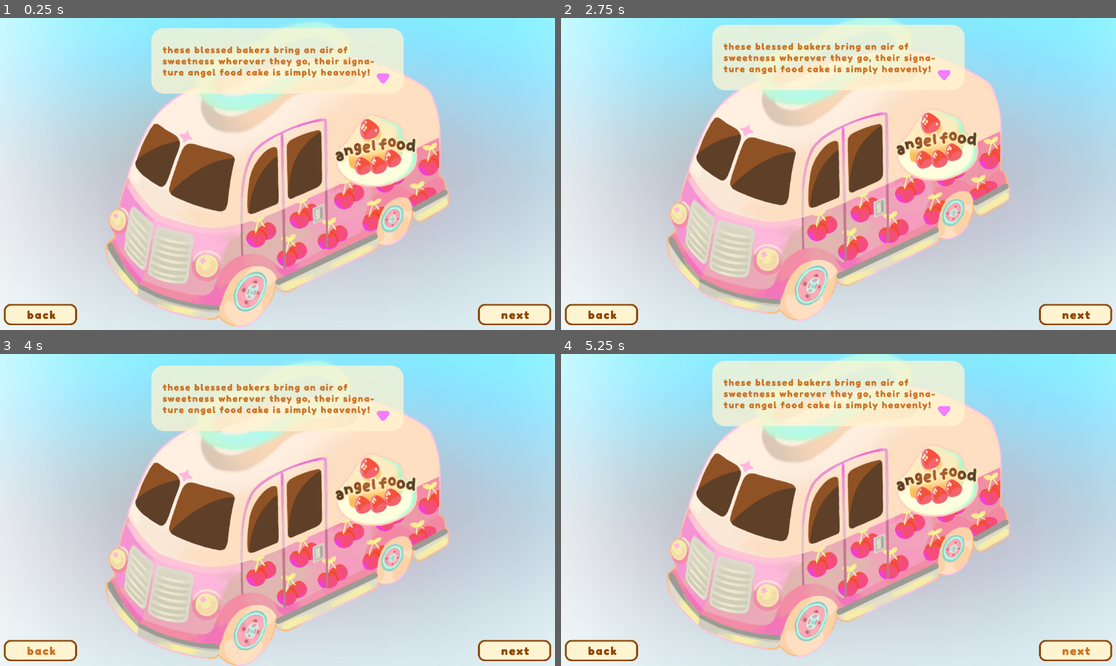
Above: before the commit, frames 1-4 (two rows, left to right).
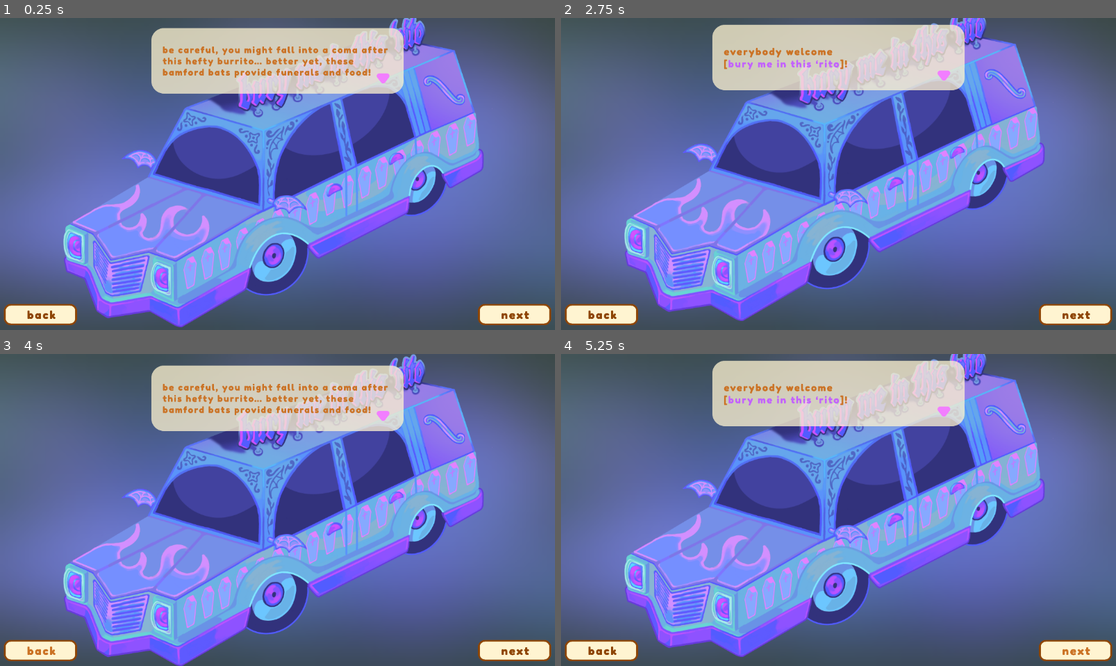
Above: after the commit, the same moments.

Repository: Gus700/FoodTruckBattles
Game: Godot game, scene res://scenes/loreScene.tscn
The game is run twice, just before and just after one commit, with the same random seed, the same clock (stepped at 60 frames per second) and the same inputs. This scene is started directly instead of the project's main scene.
Inputs (mouse positions are in pixels of both pictures, inside the frame that each line leads up to):
- Up to frame 1 (0.25 s): no input
- Up to frame 2 (2.75 s): click (1077, 314) at 0.52 s; click (599, 314) at 1.25 s; click (1077, 314) at 2 s
- Up to frame 3 (4 s): click (516, 650) at 2.75 s; click (38, 650) at 3.5 s
- Up to frame 4 (5.25 s): click (1077, 650) at 4.25 s; click (1077, 650) at 5 s

The runs differ from the first frame. In frame 1, 98% of the frame differs, in the area x 0-100%, y 0-100%; in frame 2, 98%; in frame 3, 98%; in frame 4, 98%.

Commit message:
built level 2 lore scene

Diff:
--- a/scenes/loreScene.tscn
+++ b/scenes/loreScene.tscn
@@ -18,8 +18,22 @@
 [ext_resource type="Texture2D" uid="uid://c6dwth7evsdyw" path="res://assets/UI_buttons/next_hover.png" id="18_wa0i0"]
 [ext_resource type="Texture2D" uid="uid://b0r8f8x7y0e5r" path="res://assets/UI_buttons/back.png" id="19_kdbm2"]
 [ext_resource type="Texture2D" uid="uid://n1qvtvy44j54" path="res://assets/UI_buttons/back_pressed.png" id="20_7sbil"]
+[ext_resource type="Texture2D" uid="uid://8ei7gxjmkwop" path="res://assets/loreScenes/lore_bg/buryme_bg.png" id="21_i5xq0"]
 [ext_resource type="Texture2D" uid="uid://dvtn4u0004701" path="res://assets/UI_buttons/back_hover.png" id="21_ju2hf"]
+[ext_resource type="Texture2D" uid="uid://c6n64wm1m2ccm" path="res://assets/loreScenes/truck_intro/buryme0.png" id="22_33hyj"]
 [ext_resource type="Texture2D" uid="uid://tv5loukje7oe" path="res://assets/loreScenes/truck_intro/angelfood1.png" id="23_8gba4"]
+[ext_resource type="Texture2D" uid="uid://bpsb465dfjdex" path="res://assets/loreScenes/truck_intro/buryme1.png" id="23_556wu"]
+[ext_resource type="Texture2D" uid="uid://ckj3vve1hpewn" path="res://assets/trucks/bury_me.png" id="24_jkk0r"]
+[ext_resource type="Texture2D" uid="uid://cvg1t2l6oyrb7" path="res://assets/loreScenes/lore_dialogue/buryme0.png" id="25_57wwn"]
+[ext_resource type="Texture2D" uid="uid://d0wd2hpf5rsu3" path="res://assets/loreScenes/lore_dialogue/buryme1.png" id="26_ompqu"]
+[ext_resource type="Texture2D" uid="uid://skdd1vfilaw3" path="res://assets/loreScenes/lore_dialogue/buryme2.png" id="27_wd42h"]
+[ext_resource type="Texture2D" uid="uid://lmkikimqbb14" path="res://assets/loreScenes/lore_dialogue/buryme3.png" id="28_dw85c"]
+[ext_resource type="Texture2D" uid="uid://cews5k2a5axya" path="res://assets/loreScenes/lore_dialogue/buryme4.png" id="29_cesqq"]
+[ext_resource type="Texture2D" uid="uid://bmailhr5eqye0" path="res://assets/loreScenes/lore_dialogue/buryme5.png" id="30_8535b"]
+[ext_resource type="Texture2D" uid="uid://4f5f8j4j7pya" path="res://assets/loreScenes/lore_dialogue/buryme6.png" id="31_aydyh"]
+[ext_resource type="Texture2D" uid="uid://derhp2uvow3ls" path="res://assets/loreScenes/lore_dialogue/buryme7.png" id="32_y6q7u"]
+[ext_resource type="Texture2D" uid="uid://c7lkpdwq6vrov" path="res://assets/loreScenes/lore_dialogue/buryme8.png" id="33_tdpqt"]
+[ext_resource type="Texture2D" uid="uid://bg65v0a7sam8w" path="res://assets/loreScenes/full/hearse_to_be_you.png" id="34_srd65"]
 
 [sub_resource type="Animation" id="Animation_5snml"]
 length = 0.001
@@ -140,6 +154,7 @@
 script = ExtResource("1_pjpxh")
 
 [node name="Level1" type="Control" parent="."]
+visible = false
 layout_mode = 1
 anchors_preset = 15
 anchor_right = 1.0
@@ -158,6 +173,7 @@
 expand_mode = 1
 
 [node name="TruckIntro" type="Control" parent="Level1"]
+visible = false
 layout_mode = 1
 anchors_preset = 15
 anchor_right = 1.0
@@ -194,7 +210,6 @@
 metadata/_edit_use_anchors_ = true
 
 [node name="TextureButton" type="TextureButton" parent="Level1/TruckIntro"]
-visible = false
 layout_mode = 1
 anchors_preset = -1
 anchor_left = 0.861111
@@ -319,6 +334,199 @@
 metadata/_edit_use_anchors_ = true
 
 [node name="PrevTextButton" type="TextureButton" parent="Level1/TruckLore"]
+layout_mode = 1
+anchors_preset = -1
+anchor_left = 0.00694444
+anchor_top = 0.91358
+anchor_right = 0.139167
+anchor_bottom = 0.987926
+offset_right = -0.319946
+offset_bottom = -0.176025
+texture_normal = ExtResource("19_kdbm2")
+texture_pressed = ExtResource("20_7sbil")
+texture_hover = ExtResource("21_ju2hf")
+ignore_texture_size = true
+stretch_mode = 5
+metadata/_edit_use_anchors_ = true
+
+[node name="Level2" type="Control" parent="."]
+layout_mode = 1
+anchors_preset = 15
+anchor_right = 1.0
+anchor_bottom = 1.0
+grow_horizontal = 2
+grow_vertical = 2
+
+[node name="bg" type="TextureRect" parent="Level2"]
+layout_mode = 1
+anchors_preset = 15
+anchor_right = 1.0
+anchor_bottom = 1.0
+grow_horizontal = 2
+grow_vertical = 2
+texture = ExtResource("21_i5xq0")
+expand_mode = 1
+
+[node name="TruckIntro" type="Control" parent="Level2"]
+layout_mode = 1
+anchors_preset = 15
+anchor_right = 1.0
+anchor_bottom = 1.0
+grow_horizontal = 2
+grow_vertical = 2
+script = ExtResource("10_065ck")
+textImgs = Array[Texture2D]([ExtResource("22_33hyj"), ExtResource("23_556wu")])
+
+[node name="backgroundImage" type="TextureRect" parent="Level2/TruckIntro"]
+layout_mode = 1
+anchors_preset = -1
+anchor_right = 1.0
+anchor_bottom = 1.0
+grow_horizontal = 2
+grow_vertical = 2
+texture = ExtResource("24_jkk0r")
+expand_mode = 1
+stretch_mode = 5
+
+[node name="textBubble" type="TextureRect" parent="Level2/TruckIntro"]
+layout_mode = 1
+anchors_preset = -1
+anchor_top = 0.0154321
+anchor_right = 1.0
+anchor_bottom = 0.225309
+offset_left = 312.0
+offset_top = 23.0
+offset_right = 312.0
+offset_bottom = 23.0
+expand_mode = 1
+stretch_mode = 5
+metadata/_edit_use_anchors_ = true
+
+[node name="TextureButton" type="TextureButton" parent="Level2/TruckIntro"]
+layout_mode = 1
+anchors_preset = -1
+anchor_left = 0.861111
+anchor_top = 0.91358
+anchor_right = 0.993333
+anchor_bottom = 0.987926
+offset_right = -0.319946
+offset_bottom = -0.176025
+texture_normal = ExtResource("16_tc8k0")
+texture_pressed = ExtResource("17_3nf3f")
+texture_hover = ExtResource("18_wa0i0")
+ignore_texture_size = true
+stretch_mode = 5
+script = ExtResource("8_w7ok3")
+dest = "Level"
+metadata/_edit_use_anchors_ = true
+
+[node name="NextTextButton" type="TextureButton" parent="Level2/TruckIntro"]
+layout_mode = 1
+anchors_preset = -1
+anchor_left = 0.861111
+anchor_top = 0.91358
+anchor_right = 0.993333
+anchor_bottom = 0.987926
+offset_right = -0.319946
+offset_bottom = -0.176025
+texture_normal = ExtResource("16_tc8k0")
+texture_pressed = ExtResource("17_3nf3f")
+texture_hover = ExtResource("18_wa0i0")
+ignore_texture_size = true
+stretch_mode = 5
+metadata/_edit_use_anchors_ = true
+
+[node name="PrevTextButton" type="TextureButton" parent="Level2/TruckIntro"]
+layout_mode = 1
+anchors_preset = -1
+anchor_left = 0.00694444
+anchor_top = 0.91358
+anchor_right = 0.139167
+anchor_bottom = 0.987926
+offset_right = -0.319946
+offset_bottom = -0.176025
+texture_normal = ExtResource("19_kdbm2")
+texture_pressed = ExtResource("20_7sbil")
+texture_hover = ExtResource("21_ju2hf")
+ignore_texture_size = true
+stretch_mode = 5
+metadata/_edit_use_anchors_ = true
+
+[node name="AnimationPlayer" type="AnimationPlayer" parent="Level2/TruckIntro"]
+autoplay = "truckIntroFloat"
+libraries = {
+"": SubResource("AnimationLibrary_nyn2w")
+}
+
+[node name="TruckLore" type="Control" parent="Level2"]
+visible = false
+layout_mode = 1
+anchors_preset = 15
+anchor_right = 1.0
+anchor_bottom = 1.0
+grow_horizontal = 2
+grow_vertical = 2
+script = ExtResource("10_065ck")
+textImgs = Array[Texture2D]([ExtResource("25_57wwn"), ExtResource("26_ompqu"), ExtResource("27_wd42h"), ExtResource("28_dw85c"), ExtResource("29_cesqq"), ExtResource("30_8535b"), ExtResource("31_aydyh"), ExtResource("32_y6q7u"), ExtResource("33_tdpqt")])
+
+[node name="backgroundImage" type="TextureRect" parent="Level2/TruckLore"]
+layout_mode = 1
+anchors_preset = 15
+anchor_right = 1.0
+anchor_bottom = 1.0
+grow_horizontal = 2
+grow_vertical = 2
+texture = ExtResource("34_srd65")
+expand_mode = 1
+stretch_mode = 5
+
+[node name="textBubble" type="TextureRect" parent="Level2/TruckLore"]
+layout_mode = 1
+anchors_preset = -1
+anchor_top = 0.0154321
+anchor_right = 1.0
+anchor_bottom = 0.225309
+texture = ExtResource("4_nsa50")
+expand_mode = 1
+stretch_mode = 5
+metadata/_edit_use_anchors_ = true
+
+[node name="TextureButton" type="TextureButton" parent="Level2/TruckLore"]
+visible = false
+layout_mode = 1
+anchors_preset = -1
+anchor_left = 0.861111
+anchor_top = 0.91358
+anchor_right = 0.993333
+anchor_bottom = 0.987926
+offset_right = -0.319946
+offset_bottom = -0.176025
+texture_normal = ExtResource("16_tc8k0")
+texture_pressed = ExtResource("17_3nf3f")
+texture_hover = ExtResource("18_wa0i0")
+ignore_texture_size = true
+stretch_mode = 5
+script = ExtResource("8_w7ok3")
+dest = "loreScene"
+metadata/_edit_use_anchors_ = true
+
+[node name="NextTextButton" type="TextureButton" parent="Level2/TruckLore"]
+layout_mode = 1
+anchors_preset = -1
+anchor_left = 0.861111
+anchor_top = 0.91358
+anchor_right = 0.993333
+anchor_bottom = 0.987926
+offset_right = -0.319946
+offset_bottom = -0.176025
+texture_normal = ExtResource("16_tc8k0")
+texture_pressed = ExtResource("17_3nf3f")
+texture_hover = ExtResource("18_wa0i0")
+ignore_texture_size = true
+stretch_mode = 5
+metadata/_edit_use_anchors_ = true
+
+[node name="PrevTextButton" type="TextureButton" parent="Level2/TruckLore"]
 layout_mode = 1
 anchors_preset = -1
 anchor_left = 0.00694444
@@ -344,3 +552,13 @@
 [connection signal="pressed" from="Level1/TruckLore/TextureButton" to="Level1/TruckLore/TextureButton" method="_on_pressed"]
 [connection signal="pressed" from="Level1/TruckLore/NextTextButton" to="Level1/TruckLore" method="_on_next_text_button_pressed"]
 [connection signal="pressed" from="Level1/TruckLore/PrevTextButton" to="Level1/TruckLore" method="_on_prev_text_button_pressed"]
+[connection signal="get_dest" from="Level2/TruckIntro/TextureButton" to="." method="_on_texture_button_get_dest"]
+[connection signal="pressed" from="Level2/TruckIntro/TextureButton" to="Level2/TruckIntro" method="_on_texture_button_pressed"]
+[connection signal="pressed" from="Level2/TruckIntro/TextureButton" to="Level2/TruckIntro/TextureButton" method="_on_pressed"]
+[connection signal="pressed" from="Level2/TruckIntro/NextTextButton" to="Level2/TruckIntro" method="_on_next_text_button_pressed"]
+[connection signal="pressed" from="Level2/TruckIntro/PrevTextButton" to="Level2/TruckIntro" method="_on_prev_text_button_pressed"]
+[connection signal="get_dest" from="Level2/TruckLore/TextureButton" to="." method="_on_texture_button_get_dest"]
+[connection signal="pressed" from="Level2/TruckLore/TextureButton" to="Level2/TruckLore" method="_on_texture_button_pressed"]
+[connection signal="pressed" from="Level2/TruckLore/TextureButton" to="Level2/TruckLore/TextureButton" method="_on_pressed"]
+[connection signal="pressed" from="Level2/TruckLore/NextTextButton" to="Level2/TruckLore" method="_on_next_text_button_pressed"]
+[connection signal="pressed" from="Level2/TruckLore/PrevTextButton" to="Level2/TruckLore" method="_on_prev_text_button_pressed"]
--- a/scenes/truckLore.gd
+++ b/scenes/truckLore.gd
@@ -11,8 +11,7 @@
 	setTextBubImg()
 
 func setTextBubImg() -> void:
-	#textBubbleNode.texture = textImgs[textBubIndex]
-	pass
+	textBubbleNode.texture = textImgs[textBubIndex]
 
 # if the last text box is being shown then hide next button and show change scene button
 func checkIfLastText() -> void:
Not shown: 1 places in scenes/loreScene.tscn that only renumber resources
